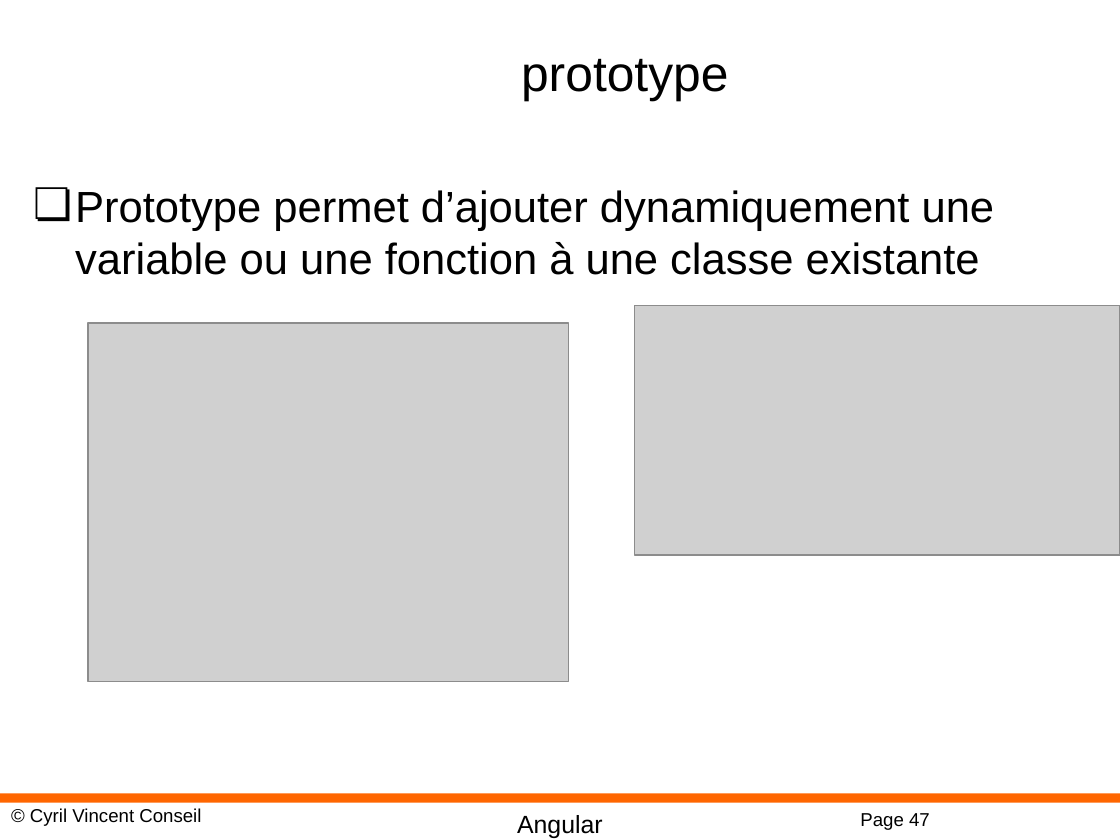
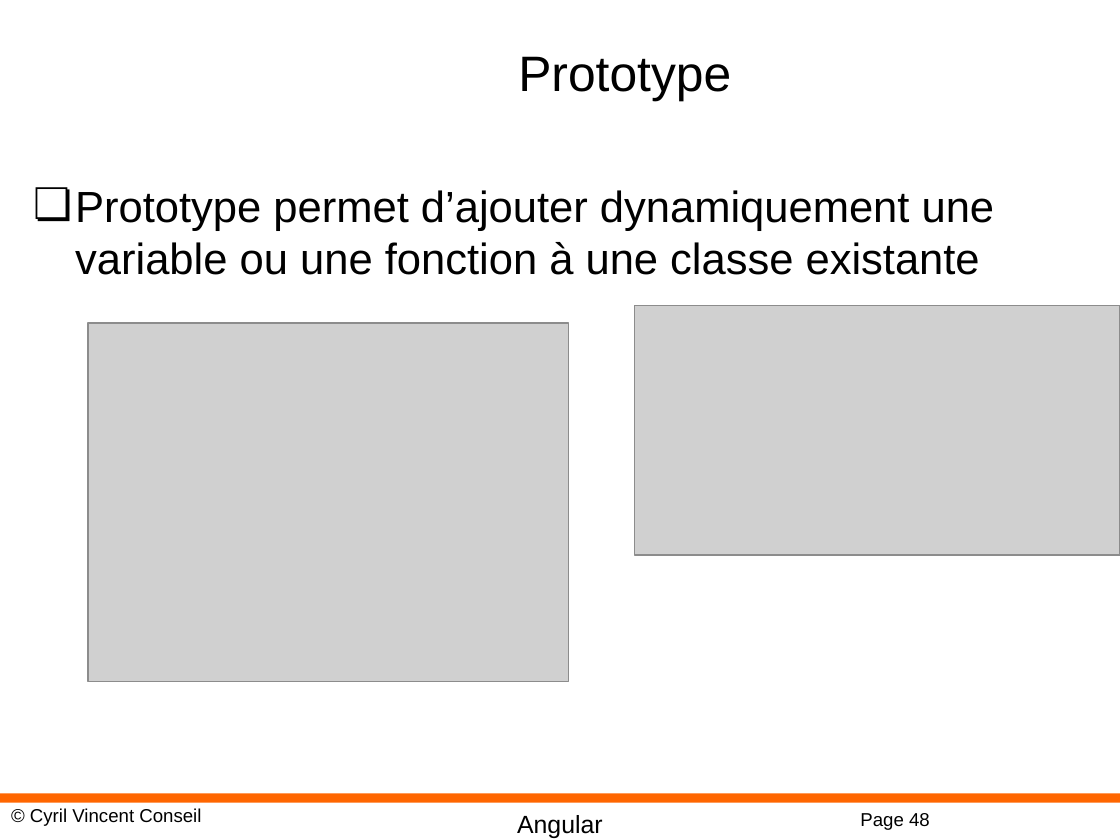
Before and after one commit to cyrilvincent/angular, a slide deck: slide 48 of PPT/Angular10-TSOO.pptx (slide 47 before the commit). Drawn at 1120x840 pixels with LibreOffice and Linux fonts; fonts in the diff are those of the drawing; grey boxes stand for pictures; background and template pictures are left out. Boxes give left, top, right and bottom in pixels: in the first picture for what was removed or moved away, otherwise in the second. Text is boxed around its words. In the diff, an @@ line names an element or a change of style, - is before the commit and + after.

```diff
--- a/PPT/Angular10-TSOO.pptx
+++ b/PPT/Angular10-TSOO.pptx
@@ title at (518,56,731,101): text changed @@
-prototype
+Prototype
@@ page number at (860,813,930,830): text changed @@
-Page 47
+Page 48
```
Also in this commit, not shown: 2 other slides changed, 1 slide added, 22 other files.
